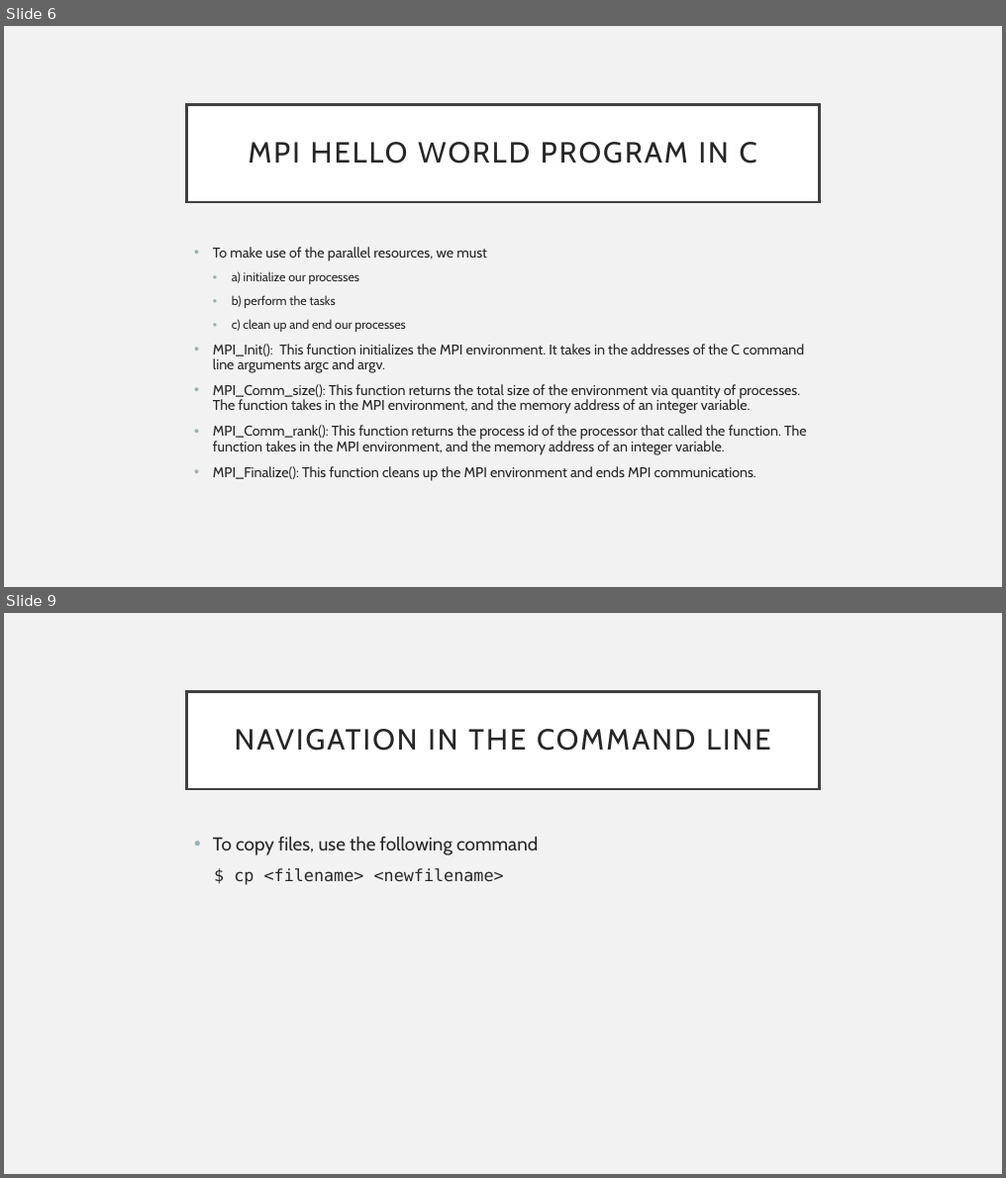
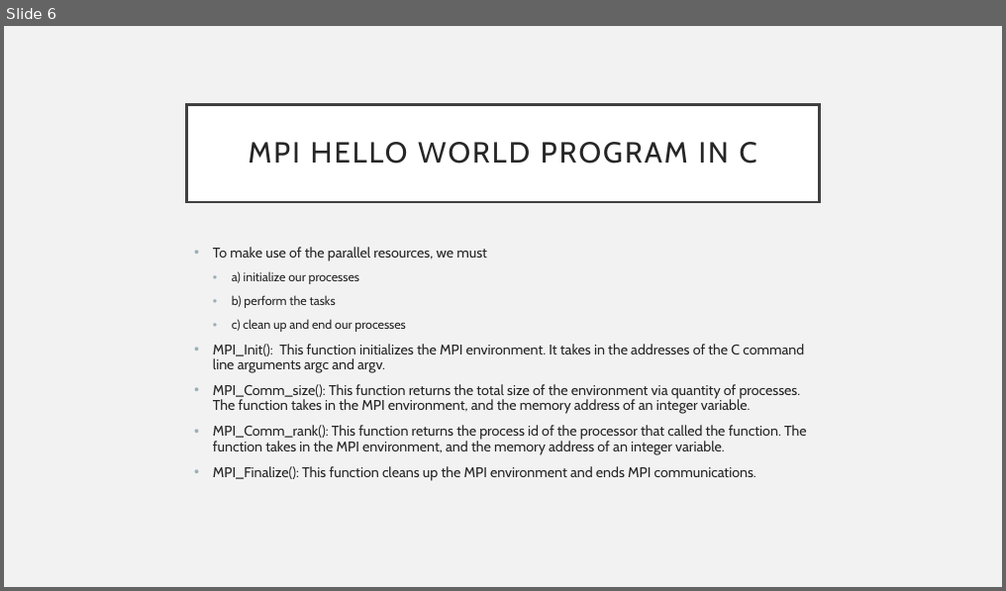
Before and after one commit to Andrewpensoneault/Intro-Parallel-Computing, a slide deck: Lectures/Lecture 3/lecture3.pptx. Shown one above the other, each under a label of ours: slides 6 and 9 before the commit, slide 6 after it; the slides between them are not shown. The pictures are 1006x1178 and 1006x591 pixels, drawn with LibreOffice and Linux fonts; fonts in the diff are those of the drawing. Boxes give left, top, right and bottom in pixels: in the first picture for what was removed or moved away, otherwise in the second. Text is boxed around its words. In the diff, an @@ line names an element or a change of style, - is before the commit and + after.

```diff
--- a/Lectures/Lecture 3/lecture3.pptx
+++ b/Lectures/Lecture 3/lecture3.pptx
@@ slide 9 removed at [4, 613, 1002, 1174], background #F2F2F2 @@
@@ title removed at [187, 691, 819, 789] @@
-NAVIGATION IN THE COMMAND LINE
@@ text removed at [213, 837, 538, 885] @@
-• To copy files, use the following command
-$ cp <filename> <newfilename>
```
Also in this commit, not shown: 2 slides changed, 1 slide added, 5 other slides removed, 1 other file.
